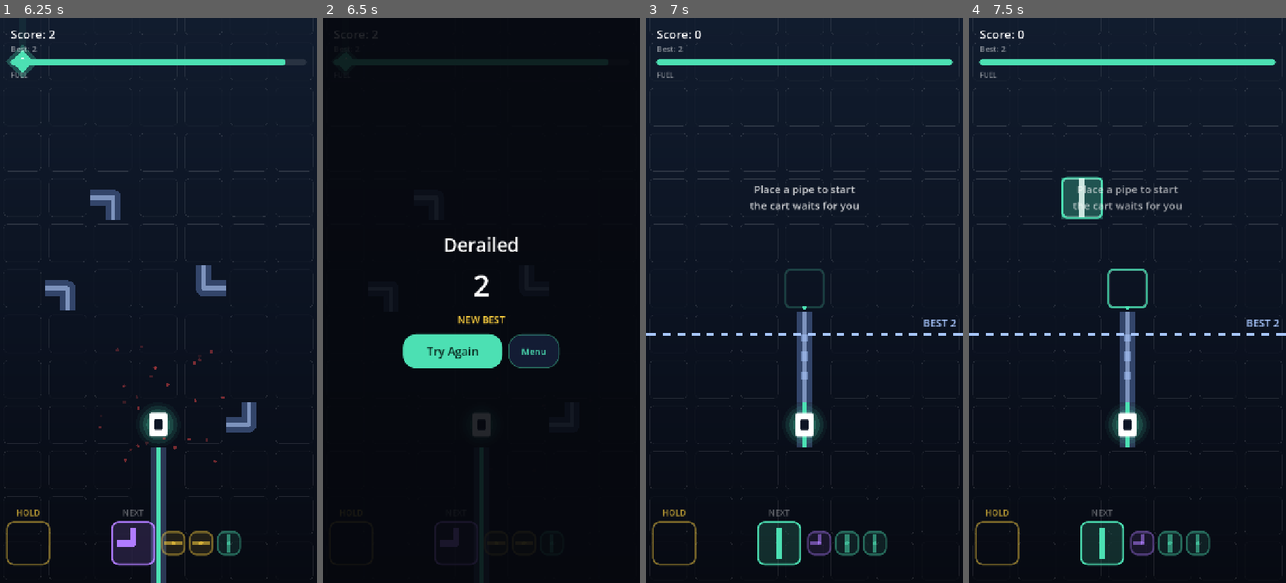
Above: before the commit, frames 1-4 (left to right).
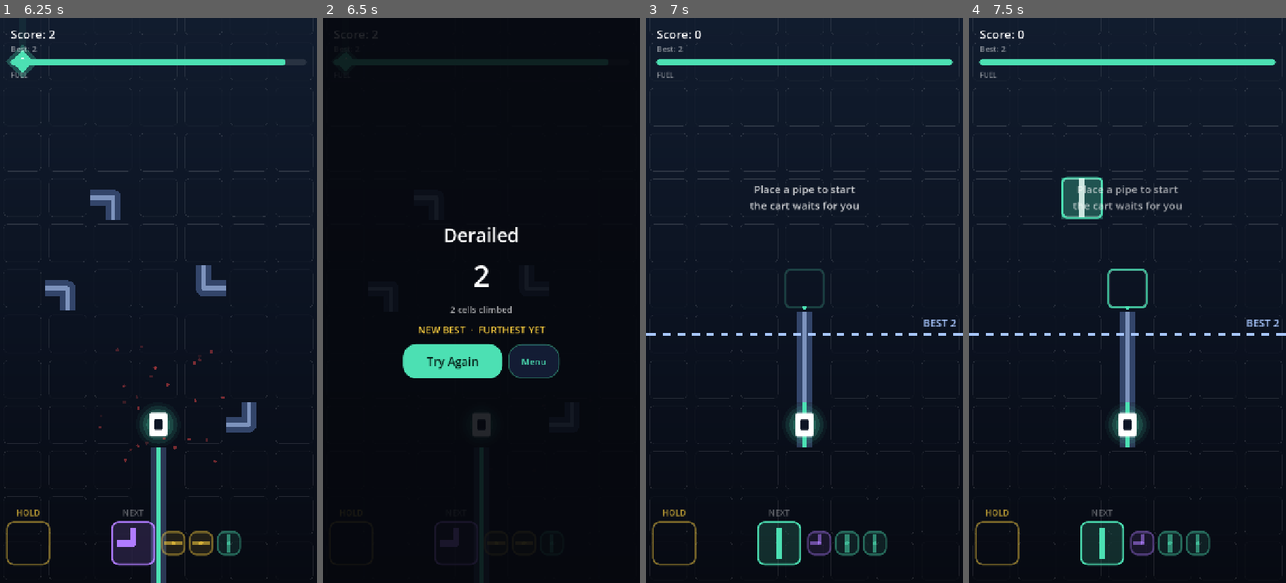
Above: after the commit, the same moments.

Repository: aznoran/piperunner
Game: Godot game, scene res://scenes/Main.tscn
Two runs of this game, one before a commit and one after it. Both use one fixed random seed, a clock stepped at 60 frames per second and the inputs below.
Inputs (mouse positions are in pixels of both pictures, inside the frame that each line leads up to):
- Up to frame 1 (6.25 s): click "START" at 0.5 s; tap Enter at 1.25 s; move the mouse to (228, 272) at 1.27 s; click (228, 272) at 1.42 s; drag from (95, 328) to (142, 413) at 2.02 s; move the mouse to (190, 176) at 2.77 s; click (190, 176) at 2.92 s; drag from (142, 413) to (63, 215) at 3.52 s; move the mouse to (253, 385) at 4.27 s; click (253, 385) at 4.42 s; drag from (63, 215) to (110, 159) at 5.02 s; move the mouse to (174, 300) at 5.77 s; click (174, 300) at 5.92 s
- Up to frame 2 (6.5 s): no input
- Up to frame 3 (7 s): click "Try Again" at 6.5 s
- Up to frame 4 (7.5 s): tap Space at 7.25 s; drag from (1079, 159) to (1064, 328) at 7.27 s

Frame 1 is identical in both runs. In frame 2, 3.5% of the frame differs, in the area x 25-75%, y 37-64%; in frame 3, 0.1%; in frame 4, 0.1%.

Commit message:
Track distance apart from score, and drop the ghost path
The BEST line on the board marks a place — the furthest row ever reached —
but it was labelled with the score, which also pays for crystals. A run could
score 300 on a short crystal-rich climb, and the line would then sit low with
a high number on it. Distance is now its own record, saved separately, and
the line reads the distance that reaches it.

The game-over card reports both, and calls out each record on its own.

The dashed replay of the previous run's path is gone; only the finish line
remains.

Also unbrittles the placement-bounds test, which probed a cell past
rock_start_row and passed only while the seed happened to leave it empty.

Co-Authored-By: Claude Opus 5 (1M context) <noreply@anthropic.com>
Claude-Session: https://claude.ai/code/session_01CFYbRtdtb1UhkaJakFte7B

Diff:
--- a/scenes/GameOver.tscn
+++ b/scenes/GameOver.tscn
@@ -89,6 +89,14 @@
 text = "0"
 horizontal_alignment = 1
 
+[node name="DistanceLabel" type="Label" parent="Center/Column"]
+unique_name_in_owner = true
+modulate = Color(1, 1, 1, 0.65)
+layout_mode = 2
+theme_override_font_sizes/font_size = 20
+text = "0 cells climbed"
+horizontal_alignment = 1
+
 [node name="Record" type="Label" parent="Center/Column"]
 unique_name_in_owner = true
 visible = false
--- a/scripts/board.gd
+++ b/scripts/board.gd
@@ -49,10 +49,10 @@
 ## first one the player meets is beyond it.
 var resource_floor: int = 0
 
-## The previous best run, replayed faintly under the live track.
-var ghost_route: PackedInt32Array = PackedInt32Array()
+## Furthest row reached in any previous run, marked with a line across the
+## board. Distance, not score — the line is a place, so it is labelled with
+## the distance that reaches it.
 var ghost_row: int = 0
-var ghost_score: int = 0
 var ghost_visible: bool = false
 
 ## Cell the cart currently occupies — nothing may be dropped on it.
@@ -384,37 +384,19 @@
 		_draw_record_ghost(ci)
 
 
-## Shows the best run's path and the row it ended on. Spec section 11, P0:
-## the near-miss effect — dying one cell short of your record is unbearable.
-func show_record(route: PackedInt32Array, row: int, score: int) -> void:
-	ghost_route = route
-	ghost_row = row
-	ghost_score = score
-	ghost_visible = route.size() >= 4 and score > 0
+## Marks how far the player has ever got. Spec section 11, P0: the near-miss
+## effect — dying one cell short of your record is unbearable.
+func show_record(distance: int) -> void:
+	ghost_row = distance
+	ghost_visible = distance > 0
 	_terrain_dirty = true
 
 
 func _draw_record_ghost(ci: CanvasItem) -> void:
-	var line := _skin.record_ghost
-	var width := cell_size * 0.13
-	var previous := Vector2.ZERO
-	var joined := false
-
-	for i in range(0, ghost_route.size() - 1, 2):
-		var cell := Vector2i(ghost_route[i], ghost_route[i + 1])
-		if cell.y < _drawn_row_min - 1 or cell.y > _drawn_row_max + 1:
-			joined = false  # off screen: do not bridge across the gap
-			continue
-		var point := cell_to_world(cell)
-		if joined:
-			ci.draw_dashed_line(previous, point, line, width, cell_size * 0.22)
-		previous = point
-		joined = true
-
 	if ghost_row < _drawn_row_min - 1 or ghost_row > _drawn_row_max + 1:
 		return
 
-	# The finish line, drawn across the whole board so it cannot be missed.
+	# A line across the whole board, so it cannot be missed on the way up.
 	var y := cell_to_world(Vector2i(0, ghost_row)).y
 	var right := balance.cols * cell_size
 	var mark := _skin.record_ghost
@@ -425,7 +407,7 @@
 	var font := ThemeDB.fallback_font
 	if font == null:
 		return
-	var label := "BEST %d" % ghost_score
+	var label := "BEST %d" % ghost_row
 	var size := maxi(12, int(cell_size * 0.24))
 	var text_width := font.get_string_size(label, HORIZONTAL_ALIGNMENT_LEFT,
 		-1.0, size).x
--- a/scripts/game_over.gd
+++ b/scripts/game_over.gd
@@ -7,6 +7,7 @@
 
 @onready var _title: Label = %Title
 @onready var _final_score: Label = %FinalScore
+@onready var _distance: Label = %DistanceLabel
 @onready var _record: Label = %Record
 
 
@@ -16,11 +17,22 @@
 	visible = false
 
 
-func show_game_over(reason: String, score: int, is_record: bool) -> void:
+## Score and distance are reported separately: a run can score well on
+## crystals without climbing far, and the two records move independently.
+func show_game_over(reason: String, score: int, distance: int,
+		is_record: bool, went_further: bool) -> void:
 	visible = true
 	_title.text = reason
 	_final_score.text = str(score)
-	_record.visible = is_record
+	_distance.text = "%d cells climbed" % distance
+
+	if is_record and went_further:
+		_record.text = "NEW BEST  ·  FURTHEST YET"
+	elif is_record:
+		_record.text = "NEW BEST"
+	elif went_further:
+		_record.text = "FURTHEST YET"
+	_record.visible = is_record or went_further
 
 
 func hide_overlay() -> void:
--- a/scripts/game_state.gd
+++ b/scripts/game_state.gd
@@ -7,11 +7,10 @@
 signal best_changed(value: int)
 
 var best: int = 0
-## Cells the best run drove through, flattened as col, row, col, row...
-## Replayed on the board as a ghost line (spec section 11, P0).
-var best_route: PackedInt32Array = PackedInt32Array()
-## Row the best run reached — where the finish line is drawn.
-var best_row: int = 0
+## Furthest row ever reached. Distance and score are different things — a run
+## can score well on crystals without climbing far — so the board's finish
+## line tracks this one, not `best`.
+var best_distance: int = 0
 ## Crystals banked across runs — the currency for meta upgrades (spec 11, P0).
 var crystals: int = 0
 var haptics_enabled: bool = true
@@ -36,8 +35,7 @@
 	if config.load(SAVE_PATH) != OK:
 		return
 	best = config.get_value("progress", "best", 0)
-	best_route = config.get_value("progress", "best_route", PackedInt32Array())
-	best_row = config.get_value("progress", "best_row", 0)
+	best_distance = config.get_value("progress", "best_distance", 0)
 	crystals = config.get_value("progress", "crystals", 0)
 	upgrades = config.get_value("progress", "upgrades", {})
 	daily_date = config.get_value("progress", "daily_date", "")
@@ -50,8 +48,7 @@
 func save_game() -> void:
 	var config := ConfigFile.new()
 	config.set_value("progress", "best", best)
-	config.set_value("progress", "best_route", best_route)
-	config.set_value("progress", "best_row", best_row)
+	config.set_value("progress", "best_distance", best_distance)
 	config.set_value("progress", "crystals", crystals)
 	config.set_value("progress", "upgrades", upgrades)
 	config.set_value("progress", "daily_date", daily_date)
@@ -62,17 +59,23 @@
 	config.save(SAVE_PATH)
 
 
-## Returns true when this run beat the record. The route is kept alongside the
-## number so the next run can race its own ghost.
-func submit_score(score: int, route: PackedInt32Array = PackedInt32Array(),
-		row: int = 0) -> bool:
+## Returns true when this run beat the score record.
+func submit_score(score: int) -> bool:
 	if score <= best:
 		save_game()
 		return false
 	best = score
-	best_route = route
-	best_row = row
 	best_changed.emit(best)
+	save_game()
+	return true
+
+
+## Returns true when this run climbed further than any before it.
+func submit_distance(distance: int) -> bool:
+	if distance <= best_distance:
+		save_game()
+		return false
+	best_distance = distance
 	save_game()
 	return true
 
--- a/scripts/main.gd
+++ b/scripts/main.gd
@@ -43,6 +43,8 @@
 var combo: int = 0
 var cells_run: int = 0
 var crystals_collected: int = 0
+## Rows climbed this run. Distinct from score, which also pays for crystals.
+var distance: int = 0
 ## Longest chain this run, for the quest that asks for one.
 var best_combo: int = 0
 ## Pipes dropped in a row below the cart — the litter play from spec 08, and
@@ -64,11 +66,9 @@
 var _death_pause: float = 0.0
 var _death_reason: String = ""
 var _death_was_record: bool = false
+var _death_went_further: bool = false
 var _hint_pulse: float = 0.0
 var _banner_left: float = 0.0
-## Cells this run has driven through, flattened as col, row, col, row...
-## Saved as the ghost when the run beats the record.
-var _route: PackedInt32Array = PackedInt32Array()
 
 
 func _ready() -> void:
@@ -175,8 +175,7 @@
 	_board.flood(Vector2i(start_col, 0))
 	_board.set_cart_cell(_cart.cell())
 
-	_route = PackedInt32Array()
-	_board.show_record(GameState.best_route, GameState.best_row, GameState.best)
+	_board.show_record(GameState.best_distance)
 
 	_fx.clear()
 	_screen_fx.clear()
@@ -200,6 +199,7 @@
 	score = 0
 	combo = 0
 	cells_run = 0
+	distance = 0
 	crystals_collected = 0
 	best_combo = 0
 	pipes_dumped = 0
@@ -237,7 +237,8 @@
 			if _death_pause > 0.0:
 				_death_pause -= delta
 				if _death_pause <= 0.0:
-					_overlay.show_game_over(_death_reason, score, _death_was_record)
+					_overlay.show_game_over(_death_reason, score, distance, _death_was_record,
+		_death_went_further)
 
 
 func _run_frame(delta: float) -> void:
@@ -391,14 +392,13 @@
 # --- run events ---------------------------------------------------------
 
 func _on_cart_stepped(cell: Vector2i) -> void:
-	_route.append(cell.x)
-	_route.append(cell.y)
 	_board.set_cart_cell(cell)
 
 	var previous_max := _board.max_row
 	_board.note_row_reached(cell.y)
 	if cell.y > previous_max:
 		score += cell.y - previous_max
+		distance = _board.max_row
 		_note_crystals_passed(previous_max, cell.y)
 
 	cells_run += 1
@@ -494,7 +494,8 @@
 	})
 
 	_death_reason = ("%s  ·  daily" % reason) if daily_mode else reason
-	_death_was_record = GameState.submit_score(score, _route, _board.max_row)
+	_death_was_record = GameState.submit_score(score)
+	_death_went_further = GameState.submit_distance(distance)
 	if daily_mode:
 		GameState.submit_daily(score)
 	_hud.set_best(GameState.best)
--- a/tests/rules_check.gd
+++ b/tests/rules_check.gd
@@ -43,7 +43,7 @@
 	_check_save_round_trip()
 	_check_upgrades()
 	_check_magnet()
-	_check_record_ghost()
+	_check_distance_record()
 	_check_daily()
 	_check_skin_swap()
 	_check_quests()
@@ -140,6 +140,10 @@
 func _check_placement_bounds() -> void:
 	main.start_run()
 	board.max_row = 0
+	# Clear generated rock so the window edges are tested on their own — the
+	# top of the window sits past rock_start_row, where a rock may legitimately
+	# be sitting in the cell being probed.
+	board.rocks.clear()
 	var start_col: int = balance.cols / 2
 
 	_ok(not board.can_place(Vector2i(-1, 2)), "no placing left of the board")
@@ -353,37 +357,43 @@
 	main._magnet_reach = 0
 
 
-# --- section 11, P0: record ghost ---------------------------------------
-
-func _check_record_ghost() -> void:
+# --- section 11, P0: distance record --------------------------------------
+
+func _check_distance_record() -> void:
 	var state: Node = root.get_node("GameState")
 	var saved_best: int = state.best
-	var saved_route: PackedInt32Array = state.best_route
-	var saved_row: int = state.best_row
-
+	var saved_distance: int = state.best_distance
+
+	# Score and distance are separate records and must not shadow each other.
 	state.best = 0
-	var route := PackedInt32Array([3, 0, 3, 1, 4, 1])
-	_ok(state.submit_score(50, route, 7), "a better score is recorded")
-	_eq(state.best_route, route, "the route is kept alongside the score")
-	_eq(state.best_row, 7, "so is the row it ended on")
+	state.best_distance = 0
+	_ok(state.submit_score(120), "a first score is recorded")
+	_ok(state.submit_distance(30), "so is a first distance")
+	_eq(state.best, 120, "the score record stands alone")
+	_eq(state.best_distance, 30, "and so does the distance record")
+
+	_ok(not state.submit_distance(25), "a shorter run does not beat the distance")
+	_eq(state.best_distance, 30, "the distance record holds")
+	_ok(state.submit_distance(31), "one cell further does beat it")
+
+	# A crystal-heavy run can score high without climbing: only score moves.
+	_ok(state.submit_score(400), "a high-scoring run sets a score record")
+	_ok(not state.submit_distance(10), "...without touching the distance record")
+	_eq(state.best_distance, 31, "the furthest row is unchanged")
 
 	var reloaded: Node = load("res://scripts/game_state.gd").new()
 	reloaded.load_game()
-	_eq(reloaded.best_route, route, "the ghost route survives a reload")
-	_eq(reloaded.best_row, 7, "so does the finishing row")
+	_eq(reloaded.best_distance, 31, "the distance record survives a reload")
 	reloaded.free()
 
-	state.submit_score(10, PackedInt32Array([0, 0]), 1)
-	_eq(state.best_route, route, "a worse run leaves the ghost alone")
-
-	board.show_record(route, 7, 50)
-	_ok(board.ghost_visible, "a real route turns the ghost on")
-	board.show_record(PackedInt32Array(), 0, 0)
-	_ok(not board.ghost_visible, "an empty route leaves it off")
+	board.show_record(31)
+	_ok(board.ghost_visible, "a real distance turns the marker on")
+	_eq(board.ghost_row, 31, "the line sits at that row")
+	board.show_record(0)
+	_ok(not board.ghost_visible, "no distance, no marker")
 
 	state.best = saved_best
-	state.best_route = saved_route
-	state.best_row = saved_row
+	state.best_distance = saved_distance
 	state.save_game()
 
 
